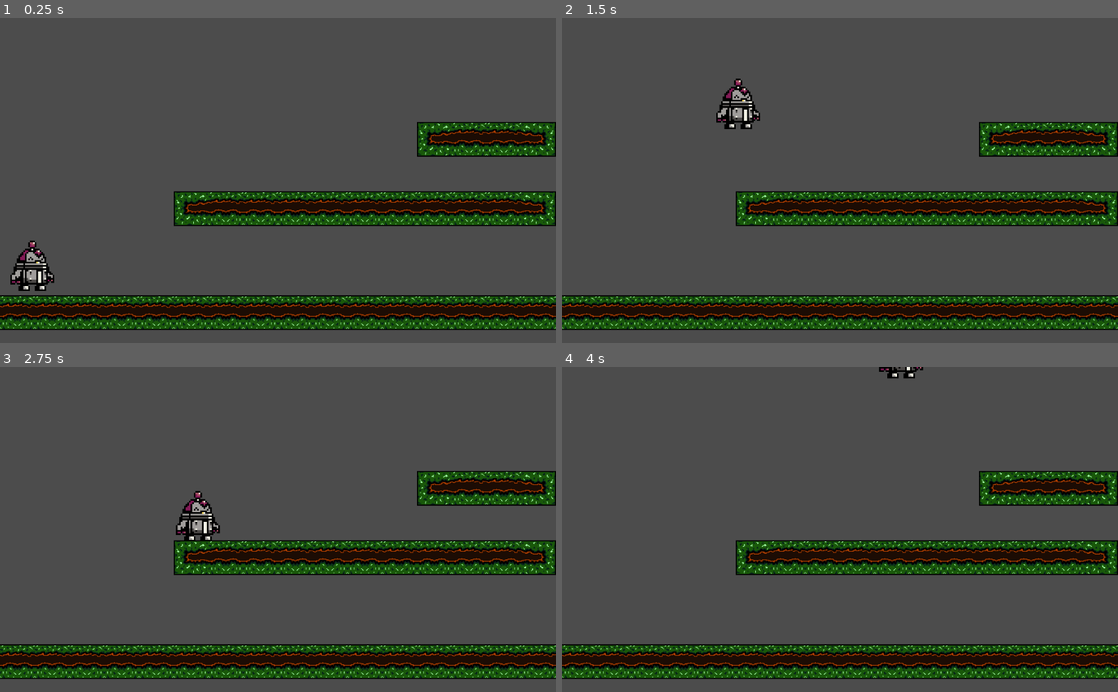
Above: before the commit, frames 1-4 (two rows, left to right).
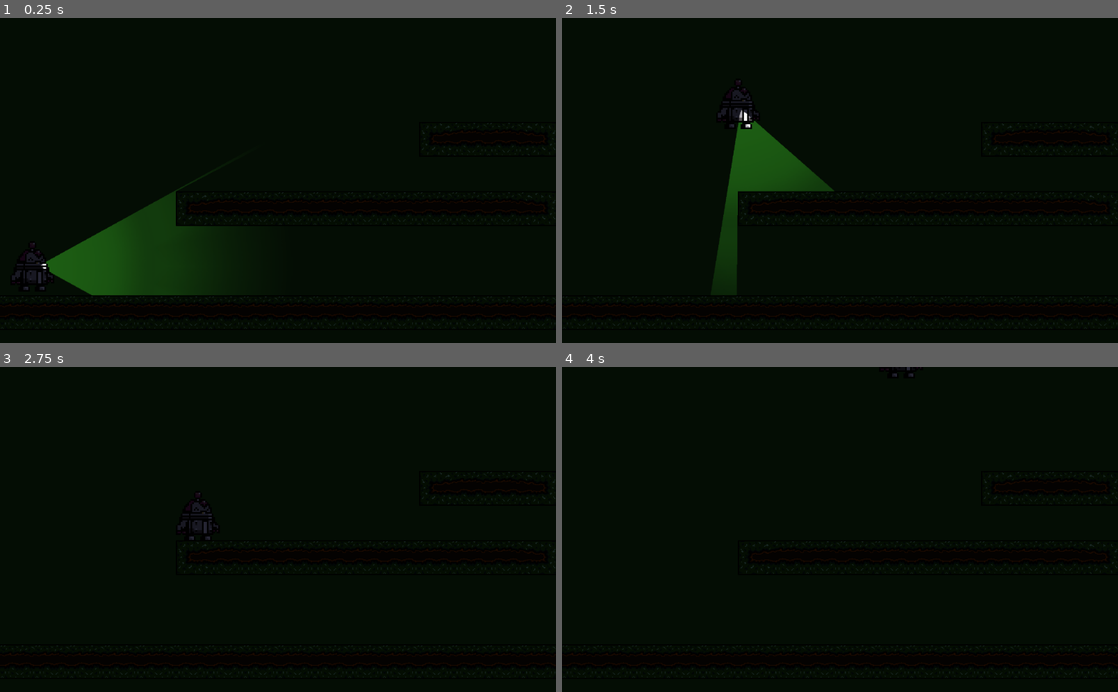
Above: after the commit, the same moments.

Repository: TeamKebab/GodotWildJam38
Game: Godot game, scene res://levels/level.tscn
Two runs of this game, one before a commit and one after it. Both use one fixed random seed, a clock stepped at 60 frames per second and the inputs below.
Inputs (mouse positions are in pixels of both pictures, inside the frame that each line leads up to):
- Up to frame 1 (0.25 s): no input
- Up to frame 2 (1.5 s): move the mouse to (962, 164) at 0.52 s; hold Right (ui_right) from 0.53 s (still down); click (962, 164) at 0.67 s; tap Up (ui_up) at 0.77 s; move the mouse to (728, 196) at 1.27 s; click (728, 196) at 1.42 s
- Up to frame 3 (2.75 s): tap Up (ui_up) at 1.52 s; move the mouse to (333, 458) at 2.02 s; release Right (ui_right) at 2.03 s; hold Left (ui_left) from 2.03 s (still down); click (333, 458) at 2.17 s
- Up to frame 4 (4 s): move the mouse to (812, 594) at 2.77 s; release Left (ui_left) at 2.78 s; hold Right (ui_right) from 2.78 s (still down); click (812, 594) at 2.92 s; tap Up (ui_up) at 3.02, 3.77 s; move the mouse to (1006, 578) at 3.52 s; click (1006, 578) at 3.67 s

The runs differ from the first frame. In frame 1, 92% of the frame differs, in the area x 0-100%, y 0-100%; in frame 2, 92%; in frame 3, 92%; in frame 4, 92%.

Commit message:
turn light on off

Diff:
--- a/src/levels/level.tscn
+++ b/src/levels/level.tscn
@@ -5,11 +5,23 @@
 
 [node name="Level" type="Node"]
 
+[node name="Background" type="ColorRect" parent="."]
+anchor_right = 1.0
+anchor_bottom = 1.0
+color = Color( 0.101961, 0.333333, 0.0627451, 1 )
+__meta__ = {
+"_edit_use_anchors_": false
+}
+
 [node name="TileMap" type="TileMap" parent="."]
+position = Vector2( 4, 0 )
 tile_set = ExtResource( 1 )
 collision_mask = 0
 format = 1
 tile_data = PoolIntArray( -131076, 0, 6, -131075, 0, 196609, -131074, 0, 196609, -131073, 0, 196609, -196608, 0, 196609 …(1467 unchanged characters)…
 
 [node name="Player" parent="." instance=ExtResource( 2 )]
-position = Vector2( 60.7566, 423.174 )
+position = Vector2( 60.7566, 424.296 )
+
+[node name="CanvasModulate" type="CanvasModulate" parent="."]
+color = Color( 0.152941, 0.152941, 0.219608, 1 )
--- a/src/levels/platforms/JunldeDirtAutoTiles.tres
+++ b/src/levels/platforms/JunldeDirtAutoTiles.tres
@@ -1,6 +1,18 @@
-[gd_resource type="TileSet" load_steps=35 format=2]
+[gd_resource type="TileSet" load_steps=39 format=2]
 
 [ext_resource path="res://levels/platforms/DirtAutoTile.png" type="Texture" id=1]
+
+[sub_resource type="OccluderPolygon2D" id=34]
+polygon = PoolVector2Array( 64, 64, 0, 64, 0, 0, 64, 0 )
+
+[sub_resource type="OccluderPolygon2D" id=35]
+polygon = PoolVector2Array( 0, 0, 64, 0, 64, 64, 0, 64 )
+
+[sub_resource type="OccluderPolygon2D" id=36]
+polygon = PoolVector2Array( 64, 64, 0, 64, 0, 0, 64, 0 )
+
+[sub_resource type="OccluderPolygon2D" id=37]
+polygon = PoolVector2Array( 64, 64, 0, 64, 0, 0, 64, 0 )
 
 [sub_resource type="ConvexPolygonShape2D" id=1]
 points = PoolVector2Array( 0, 0, 64, 0, 64, 64, 0, 64 )
@@ -114,7 +126,7 @@
 0/autotile/icon_coordinate = Vector2( 5, 3 )
 0/autotile/tile_size = Vector2( 64, 64 )
 0/autotile/spacing = 0
-0/autotile/occluder_map = [  ]
+0/autotile/occluder_map = [ Vector2( 0, 3 ), SubResource( 34 ), Vector2( 1, 0 ), SubResource( 35 ), Vector2( 1, 3 ), SubResource( 36 ), Vector2( 2, 3 ), SubResource( 37 ) ]
 0/autotile/navpoly_map = [  ]
 0/autotile/priority_map = [  ]
 0/autotile/z_index_map = [  ]
--- /dev/null
+++ b/src/player/light/light.gd
@@ -0,0 +1,15 @@
+extends Light2D
+
+
+func _input(event):
+	if event is InputEventMouseMotion:
+		_point_to(event.position)
+	elif event is InputEventMouseButton:
+		if event.is_pressed():
+			_toggle()
+
+func _point_to(point: Vector2) -> void:
+	rotation = point.angle_to_point(global_position)
+
+func _toggle() -> void:
+	enabled = !enabled
--- /dev/null
+++ b/src/player/light/light.tscn
@@ -0,0 +1,9 @@
+[gd_scene load_steps=3 format=2]
+
+[ext_resource path="res://player/light/light.png" type="Texture" id=1]
+[ext_resource path="res://player/light/light.gd" type="Script" id=2]
+
+[node name="Light2D" type="Light2D"]
+texture = ExtResource( 1 )
+shadow_enabled = true
+script = ExtResource( 2 )
--- a/src/player/player.tscn
+++ b/src/player/player.tscn
@@ -1,7 +1,8 @@
-[gd_scene load_steps=4 format=2]
+[gd_scene load_steps=5 format=2]
 
 [ext_resource path="res://player/lefty_rest.png" type="Texture" id=1]
 [ext_resource path="res://player/player.gd" type="Script" id=2]
+[ext_resource path="res://player/light/light.tscn" type="PackedScene" id=3]
 
 [sub_resource type="RectangleShape2D" id=1]
 extents = Vector2( 25.6938, 45.0128 )
@@ -20,3 +21,5 @@
 
 [node name="CollisionShape2D" type="CollisionShape2D" parent="."]
 shape = SubResource( 1 )
+
+[node name="Light2D" parent="." instance=ExtResource( 3 )]
Binary file added: src/player/light/light.png
Not shown, added: src/player/light/light.png.import
